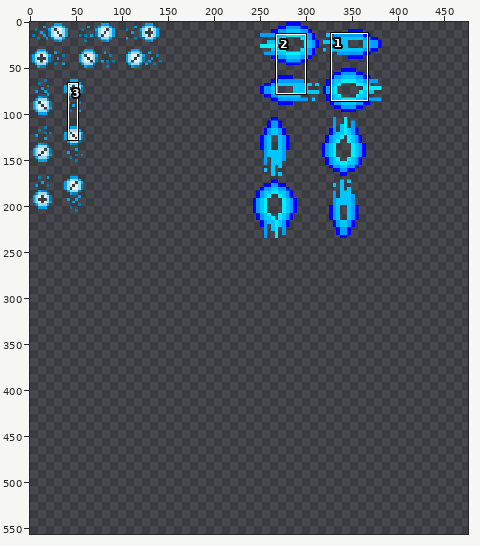
Sprite sheet: SDL8_Handout/Game/rtype/particles2.png. Above, an overview of the earlier version with the close-up marked.
Close-up. Before the commit:
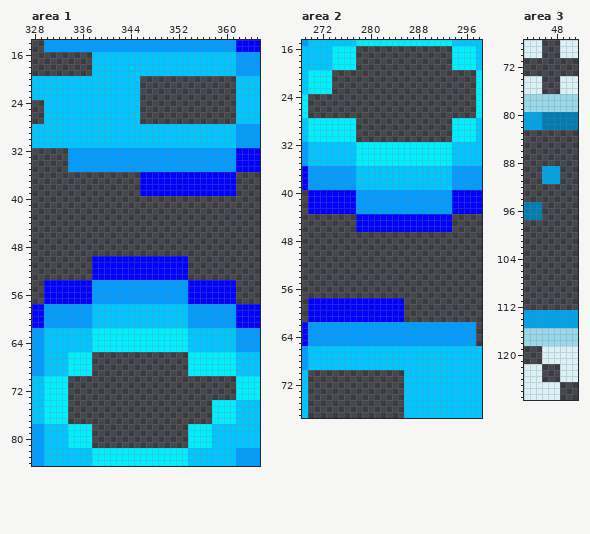
The file is 512x512 pixels. Colours within 5 levels of each other are drawn and written as one. Shown: area 1: x 328..365, y 14..84; area 2: x 269..298, y 15..77; area 3: x 43..51, y 68..127. The old version is drawn lined up with the new one, on the new canvas. The wide view leaves out empty margins. The commit also changed other parts of the picture, which this record leaves out.
The result:
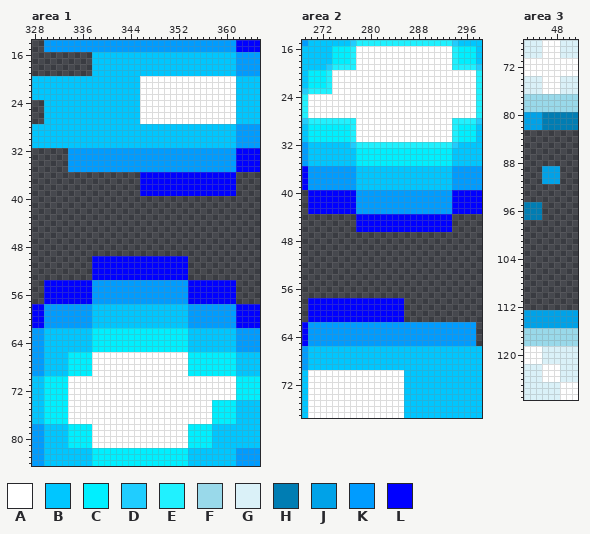
Palette (. is transparent): A #ffffff  B #00c6ff  C #00efff  D #20cdff  E #20f1ff  F #99d9ea  G #daf1f8  H #007db3  J #00a2e8  K #009cff  L #0000ff
Diff:
canvas 512x512 -> 642x620
Area 1:
y 20..27: x 346..361 ................ -> AAAAAAAAAAAAAAAA
y 66..69: x 338..353 ................ -> AAAAAAAAAAAAAAAA
y 70..73: x 334..361 ............................ -> AAAAAAAAAAAAAAAAAAAAAAAAAAAA
y 74..77: x 334..357 ........................ -> AAAAAAAAAAAAAAAAAAAAAAAA
y 78..81: x 338..353 ................ -> AAAAAAAAAAAAAAAA
Area 2:
y 15: x 277..294 BCCCCCCCCCCCCCCCCB -> DEEEEEEEEEEEEEEEED
y 16..18: x 277..294 C................C -> EAAAAAAAAAAAAAAAAE
y 19: x 273..298 BCCCC................CCCCB -> DEEEEAAAAAAAAAAAAAAAAEEEED
y 20..22: x 273..298 C........................C -> EAAAAAAAAAAAAAAAAAAAAAAAAE
y 23: x 269..298 BCCCC........................C -> DEEEEAAAAAAAAAAAAAAAAAAAAAAAAE
y 24..27: x 269..298 C............................C -> EAAAAAAAAAAAAAAAAAAAAAAAAAAAAE
y 28: x 269..298 BCCCCCCCC................CCCCB -> DEEEEEEEEAAAAAAAAAAAAAAAAEEEED
y 29..31: x 277..294 C................C -> EAAAAAAAAAAAAAAAAE
y 32: x 277..294 BCCCCCCCCCCCCCCCCB -> DEEEEEEEEEEEEEEEED
y 70..77: x 270..285 ................ -> AAAAAAAAAAAAAAAA
Area 3:
y 68..70: x 46..48 ... -> AAA
y 71..73: x 43..51 ......... -> AAAAAAAAA
y 74..76: x 46..48 ... -> AAA
y 119..121: x 43..45 ... -> AAA
y 122..124: x 46..48 ... -> AAA
y 125..127: x 49..51 ... -> AAA
Pixel boxes of the changes (left, top, right, bottom) in both close-ups:
added: (140, 76, 236, 124)
added: (68, 352, 236, 448)
changed: (302, 40, 482, 148)
added: (308, 370, 404, 418)
added: (524, 40, 578, 94)
added: (524, 346, 578, 400)
